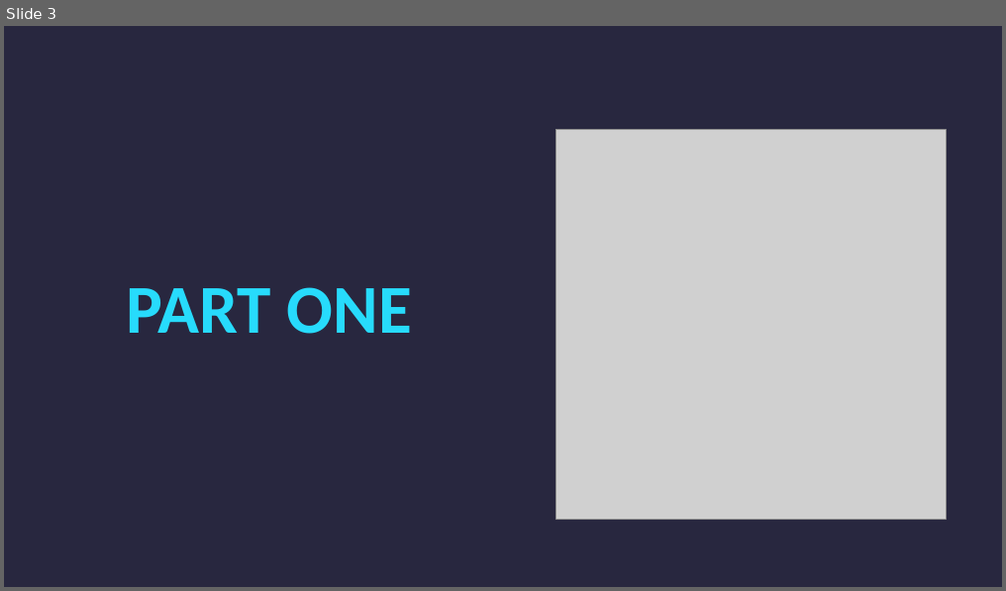
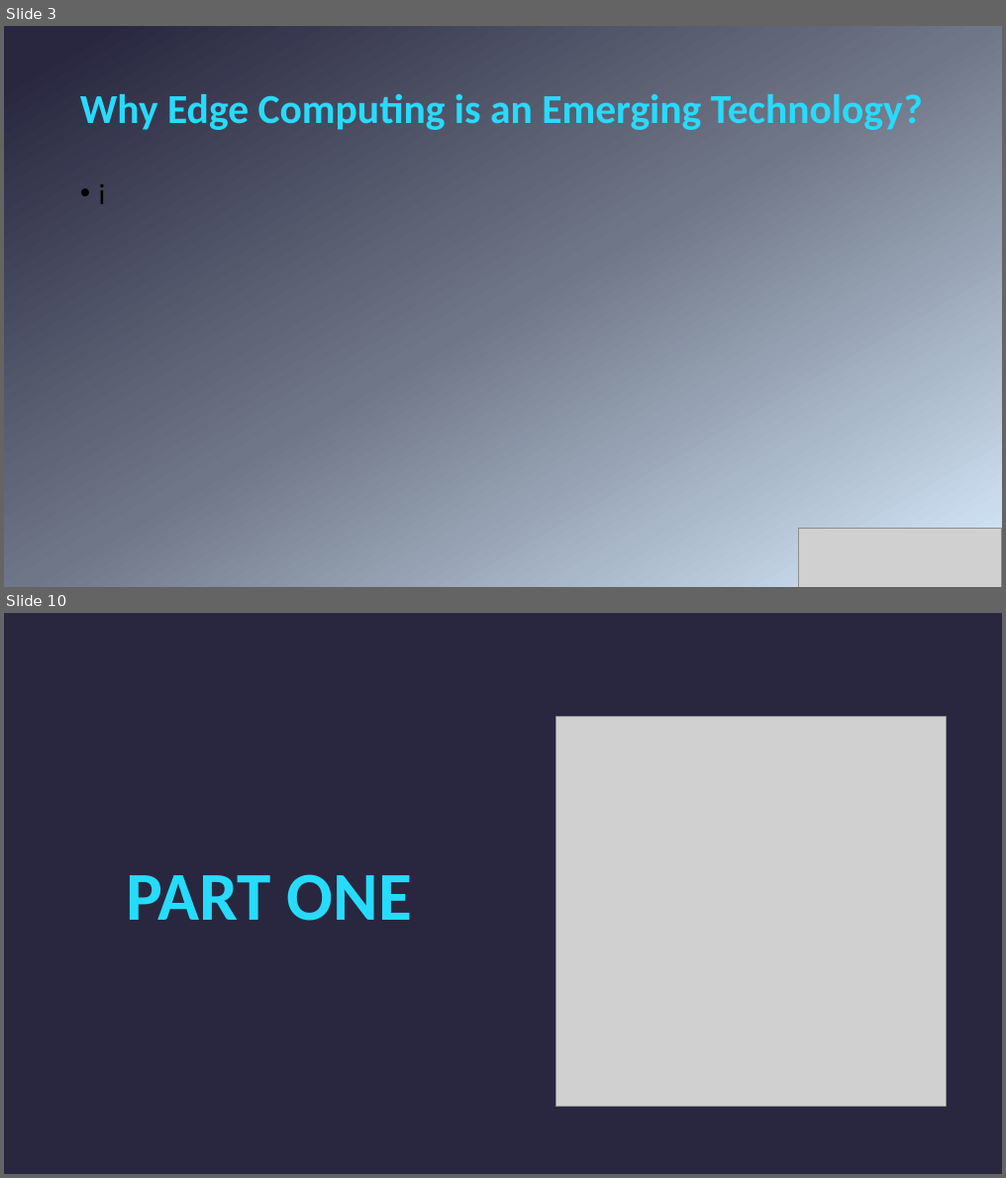
Before and after one commit to CharlesMalonRocha/SBIT---CA-2, a slide deck: Business Computer Technology Report.pptx. Shown one above the other, each under a label of ours: slide 3 before the commit, slides 3 and 10 after it; the slides between them are not shown. The pictures are 1006x591 and 1006x1178 pixels, drawn with LibreOffice and Linux fonts; fonts in the diff are those of the drawing; grey boxes stand for pictures. Boxes give left, top, right and bottom in pixels: in the first picture for what was removed or moved away, otherwise in the second. Text is boxed around its words. In the diff, an @@ line names an element or a change of style, - is before the commit and + after.

```diff
--- a/Business Computer Technology Report.pptx
+++ b/Business Computer Technology Report.pptx
@@ slide 3 added at bbox=[4, 26, 1002, 587], background gradient #CEE1F2 to #6F7687 to #28273F @@
@@ text added at bbox=[80, 94, 923, 130], 39.6 pt, text gradient #27DBFC to #B246EF, bold @@
+Why Edge Computing is an Emerging Technology?
@@ text added at bbox=[99, 184, 106, 204], 28 pt, text #000000 @@
+• i
@@ picture added at bbox=[799, 528, 1002, 587] @@
@@ what was slide 3 is now slide 10 @@
```
Also in this commit, not shown: 14 other slides added, 8 slides removed, 6 other files.
